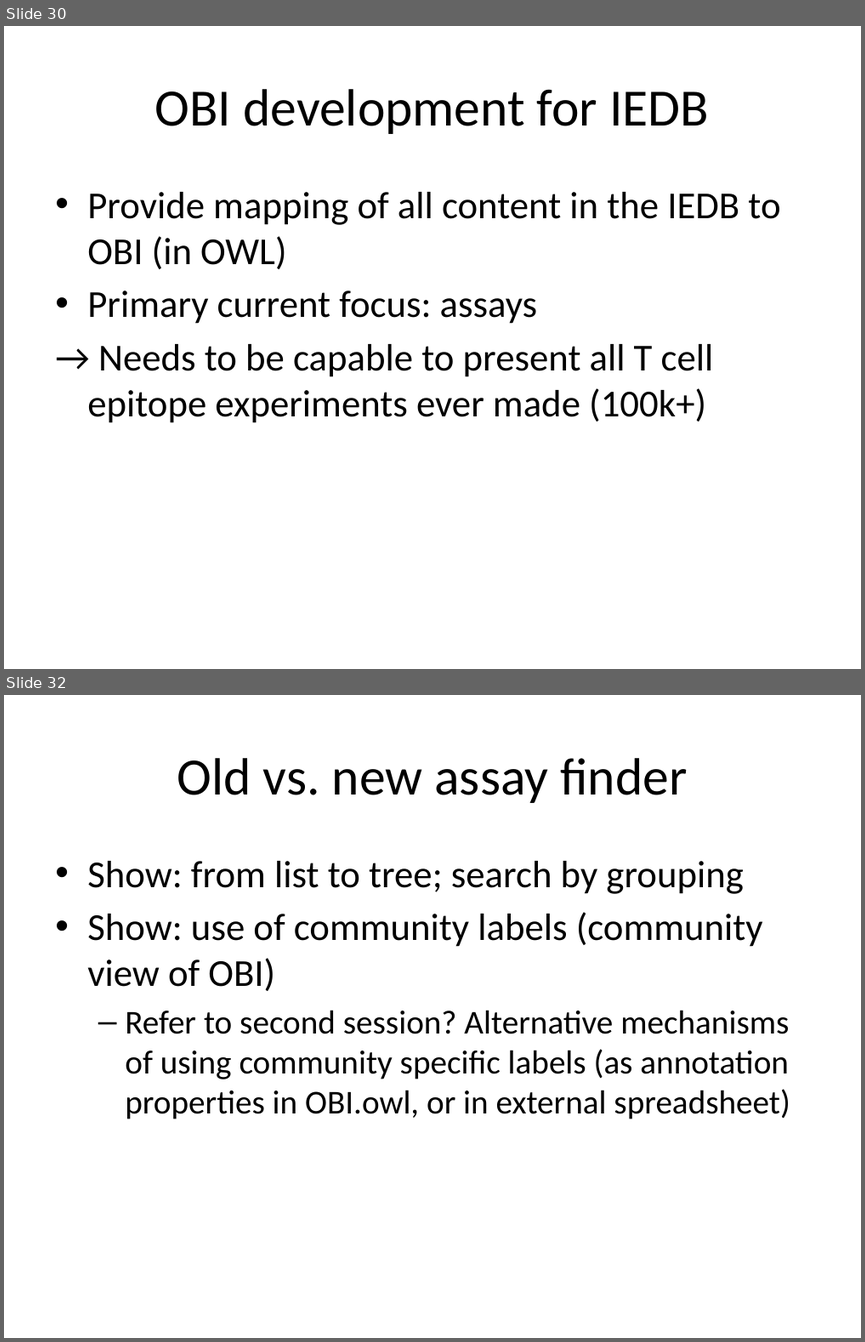
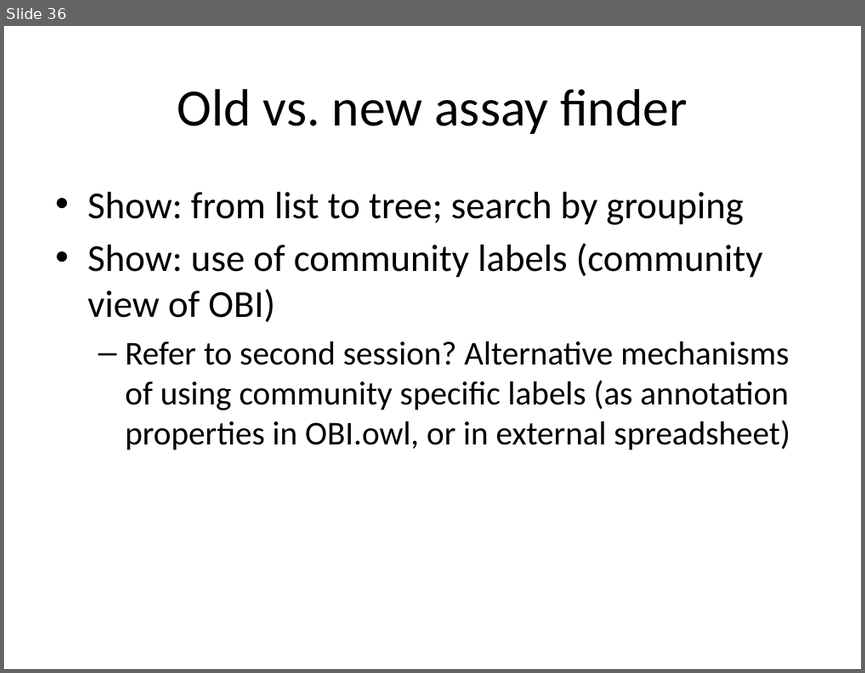
Before and after one commit to obi-ontology/obi-legacy-svn, a slide deck: trunk/docs/presentations/OBI tutorial July 2011 ICBO/OBI overview and IEDB.pptx. Shown one above the other, each under a label of ours: slides 30 and 32 before the commit, slide 36 after it; the slides between them are not shown. The pictures are 865x1342 and 865x673 pixels, drawn with LibreOffice and Linux fonts; fonts in the diff are those of the drawing. Boxes give left, top, right and bottom in pixels: in the first picture for what was removed or moved away, otherwise in the second. Text is boxed around its words. In the diff, an @@ line names an element or a change of style, - is before the commit and + after.

```diff
--- a/trunk/docs/presentations/OBI tutorial July 2011 ICBO/OBI overview and IEDB.pptx
+++ b/trunk/docs/presentations/OBI tutorial July 2011 ICBO/OBI overview and IEDB.pptx
@@ slide 30 removed at box(4, 26, 861, 669), background #FFFFFF @@
@@ title removed at box(155, 89, 709, 134) @@
-OBI development for IEDB
@@ text removed at box(87, 192, 780, 423) @@
-• Provide mapping of all content in the IEDB to OBI (in OWL)
-• Primary current focus: assays
-→ Needs to be capable to present all T cell epitope experiments ever made (100k+)
@@ what was slide 32 is now slide 36 @@
```
Also in this commit, not shown: 7 slides changed, 5 slides added.
